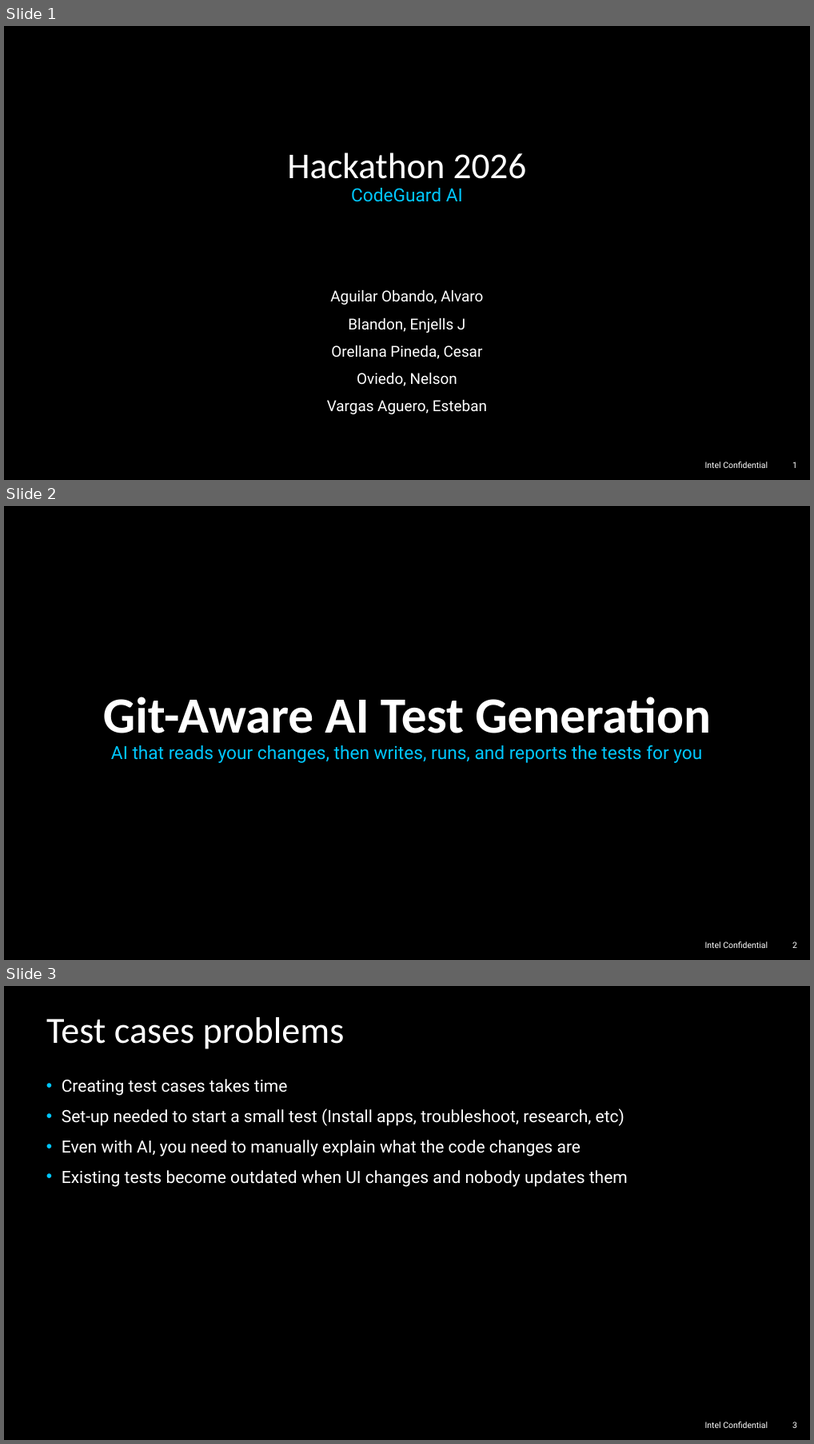
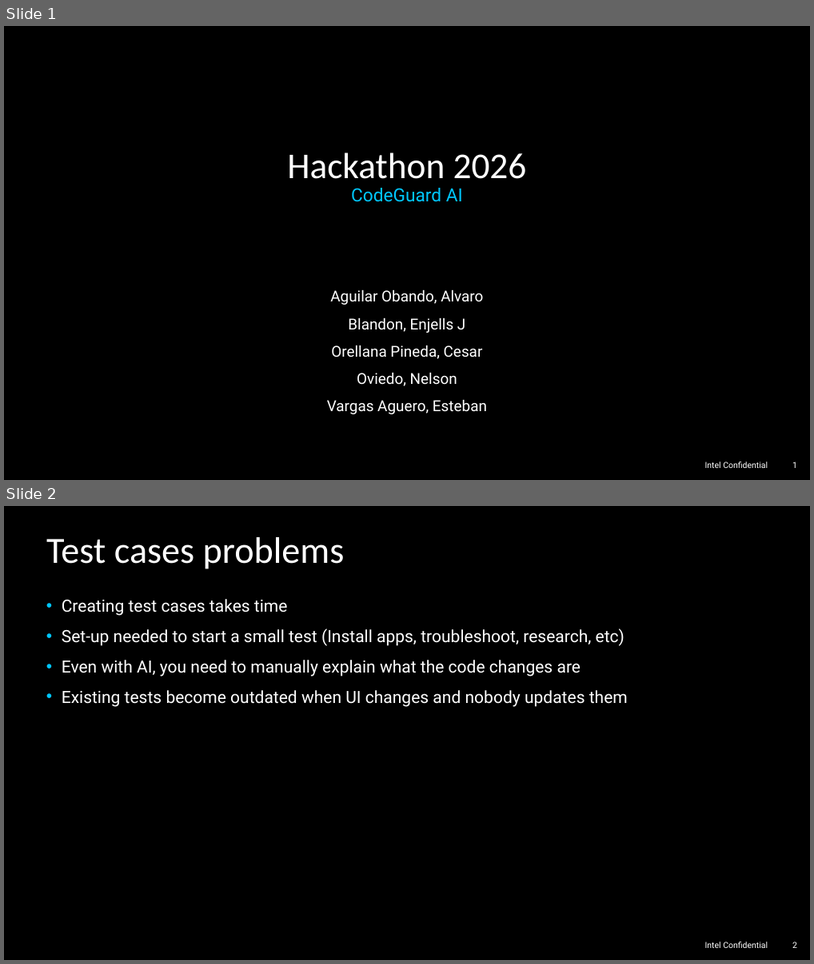
Before and after one commit to ivargasag/hackthon2026, a slide deck: Hackathon 2026.pptx. Shown one above the other, each under a label of ours: slides 1, 2 and 3 before the commit, slides 1 and 2 after it. The pictures are 814x1444 and 814x964 pixels, drawn with LibreOffice and Linux fonts; fonts in the diff are those of the drawing; background and template pictures are left out. Boxes give left, top, right and bottom in pixels: in the first picture for what was removed or moved away, otherwise in the second. Text is boxed around its words. In the diff, an @@ line names an element or a change of style, - is before the commit and + after.

```diff
--- a/Hackathon 2026.pptx
+++ b/Hackathon 2026.pptx
@@ slide 2 removed at bbox=[4, 506, 810, 960], background picture (left out); not listed: 2 template elements that a slide beside it also shows @@
@@ title removed at bbox=[103, 696, 711, 763] @@
-Git-Aware AI Test Generation
-AI that reads your changes, then writes, runs, and reports the tests for you
@@ what was slide 3 is now slide 2 @@
```
Also in this commit, not shown: 6 other files.
